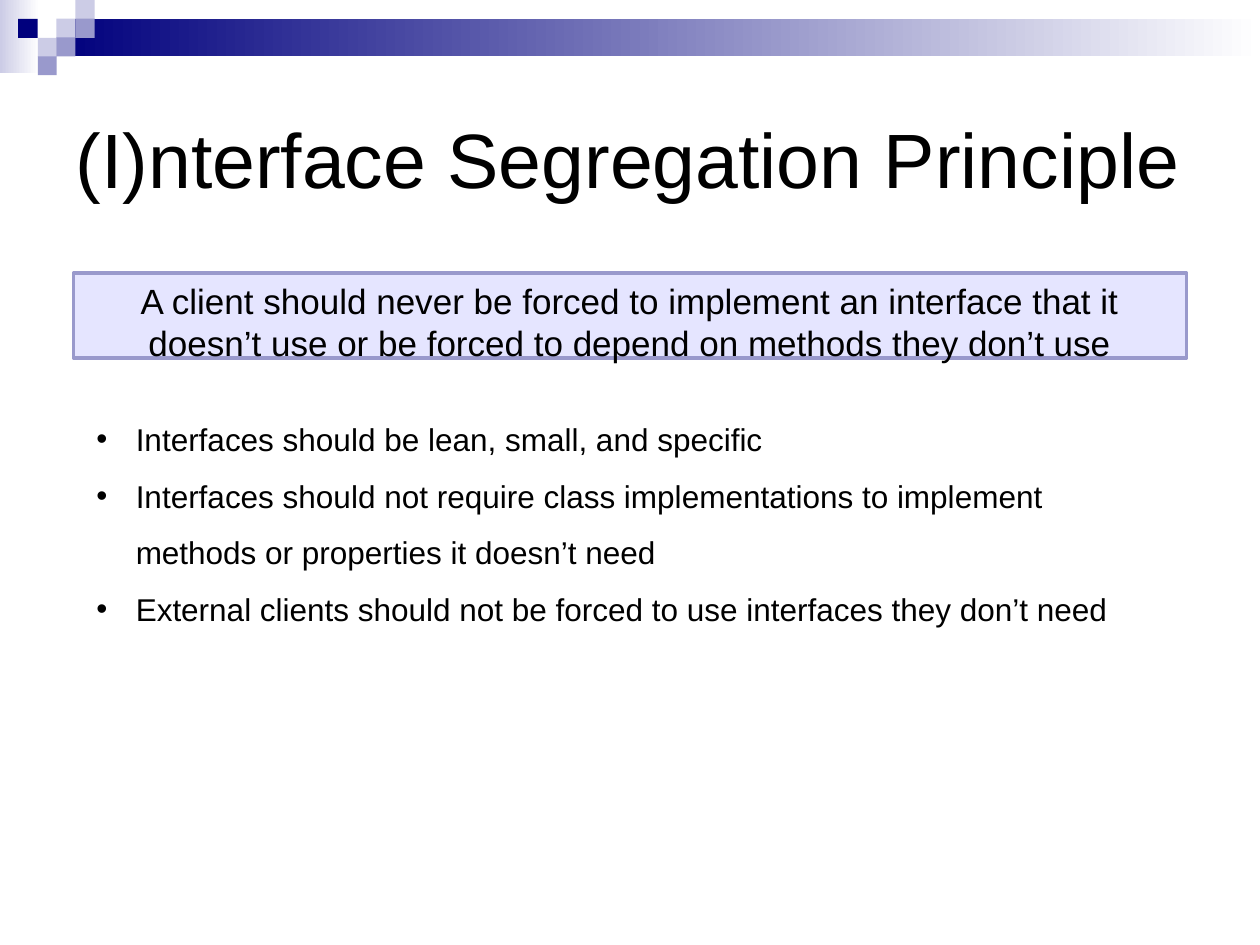
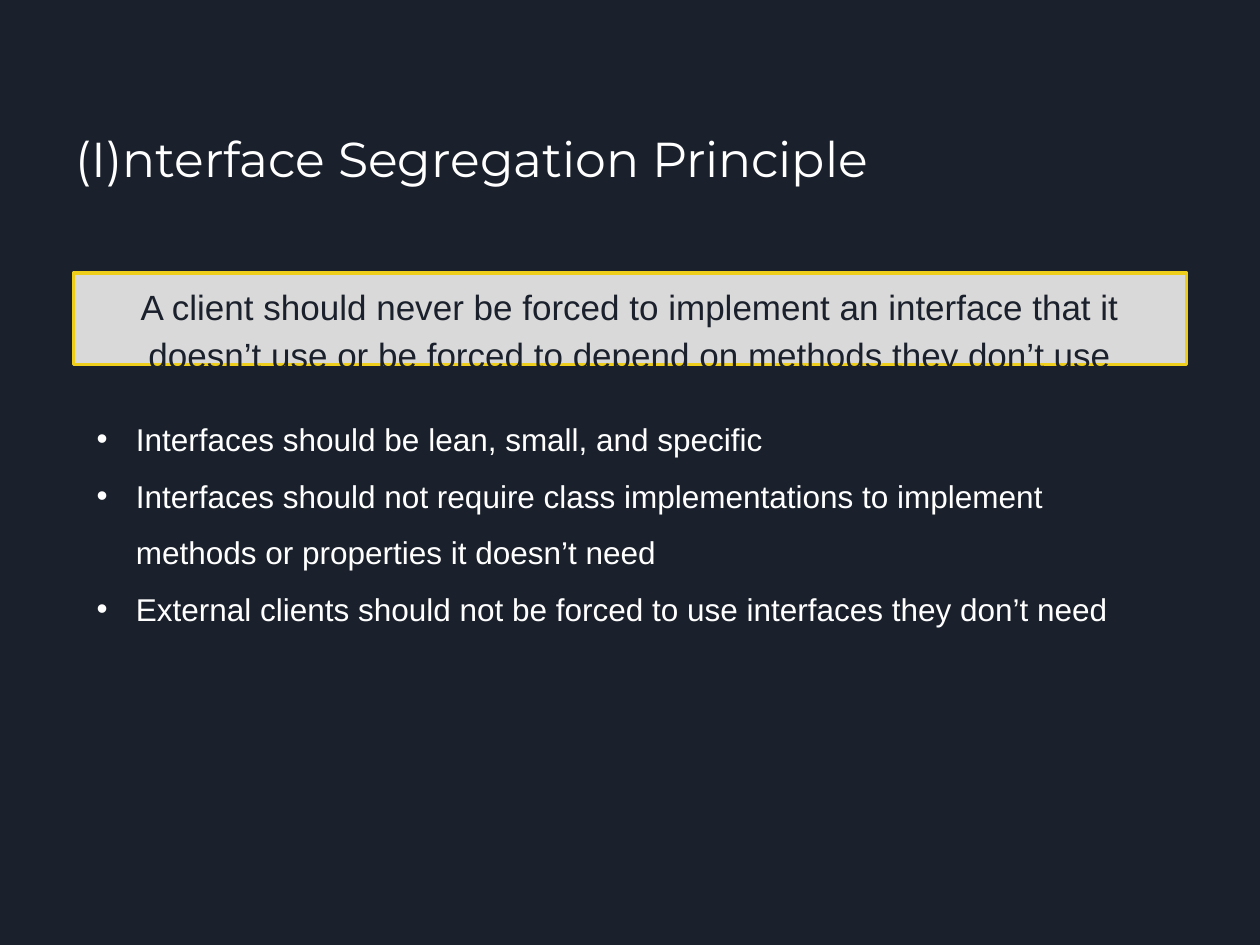
Before and after one commit to apatequil/SOLIDPrinciples.TS, a slide deck: slide 9 of src/documentation/presentation.pptx. Drawn at 1260x945 pixels with LibreOffice and Linux fonts; fonts in the diff are those of the drawing. Boxes give left, top, right and bottom in pixels: in the first picture for what was removed or moved away, otherwise in the second. Text is boxed around its words. In the diff, an @@ line names an element or a change of style, - is before the commit and + after.

Commit message:
Updated presentation to new format and minor fixes

```diff
--- a/src/documentation/presentation.pptx
+++ b/src/documentation/presentation.pptx
@@ background #FFFFFF to #1B212C @@
@@ group removed at box(0, 0, 1260, 76): 9 rectangles @@
@@ title "(I)nterface Segregation Principle" at box(76, 140, 868, 187): size 44 to 28 pt, font Arial to Montserrat, text colour #000000 to #FFFFFF @@
@@ text "A client should never be ...": place and size @@
-text "A client should never be ..." at box(73, 273, 1186, 370)
+text "A client should never be ..." at box(73, 273, 1186, 377)
@@ text "A client should never be ..." at box(73, 273, 1186, 377): text colour #000000 to #1B212C; line spacing 1 to 1.15; less space between paragraphs; fill #E5E5FF to #D9D9D9; outline #9999CC 2 pt to #EECE1A 2 pt @@
@@ text "Interfaces should be lean, small, ..." at box(136, 428, 1107, 627): text colour #000000 to #FFFFFF @@
```
Also in this commit, not shown: 10 other slides changed.
